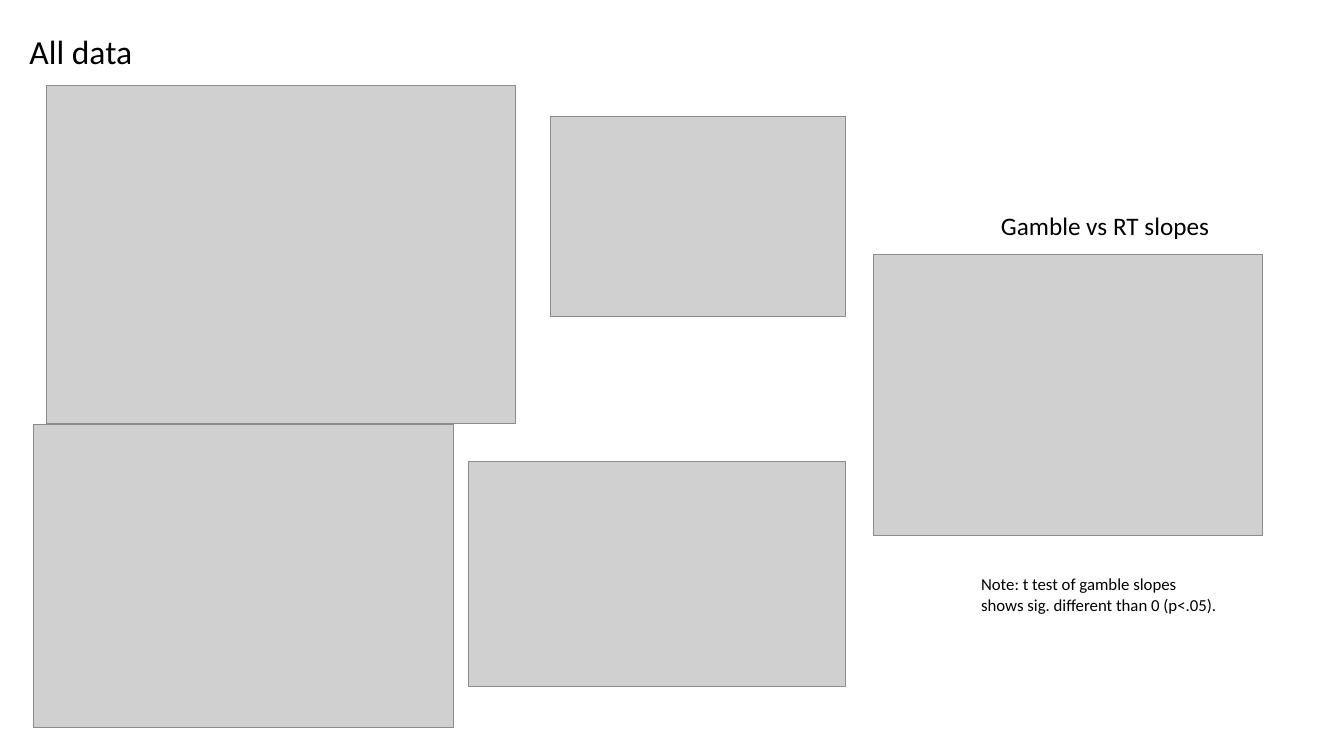
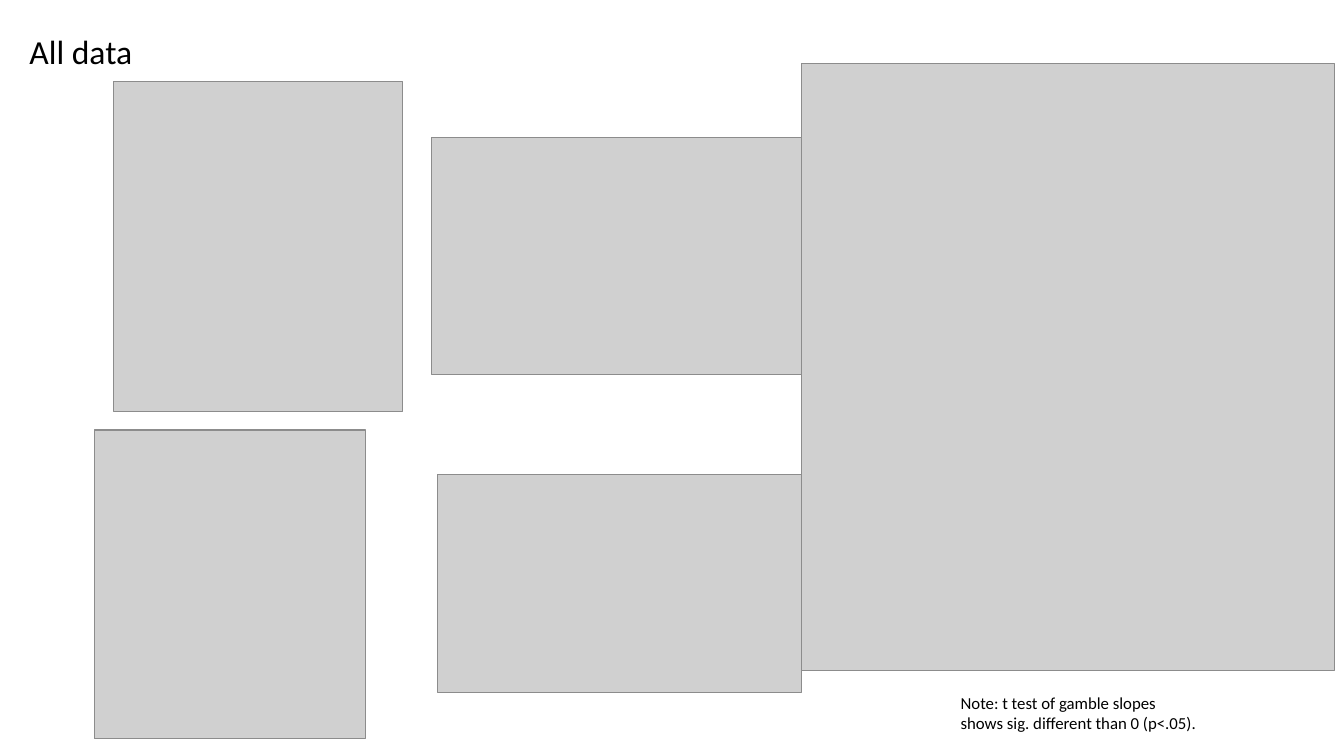
Before and after one commit to gpagnier/rampAnalysis, a slide deck: slide 4 of RampV04Presentation.pptx (slide 5 before the commit). Drawn at 1344x756 pixels with LibreOffice and Linux fonts; fonts in the diff are those of the drawing; grey boxes stand for pictures. Boxes give left, top, right and bottom in pixels: in the first picture for what was removed or moved away, otherwise in the second. Text is boxed around its words. In the diff, an @@ line names an element or a change of style, - is before the commit and + after.

```diff
--- a/RampV04Presentation.pptx
+++ b/RampV04Presentation.pptx
@@ picture: place and size @@
-picture at box(46, 86, 515, 424)
+picture at box(113, 82, 402, 411)
@@ picture added at box(802, 64, 1335, 670) @@
@@ picture removed at box(551, 117, 846, 317) @@
@@ picture added at box(432, 137, 808, 374) @@
@@ text removed at box(1001, 217, 1208, 239) @@
-Gamble vs RT slopes
@@ picture removed at box(874, 254, 1263, 535) @@
@@ picture: place and size @@
-picture at box(33, 424, 454, 728)
+picture at box(94, 431, 365, 740)
@@ picture: place and size @@
-picture at box(469, 462, 845, 687)
+picture at box(438, 475, 802, 693)
@@ text "Note: t test of gamble ...": place and size @@
-text "Note: t test of gamble ..." at box(981, 578, 1216, 614)
+text "Note: t test of gamble ..." at box(961, 697, 1196, 732)
```
Also in this commit, not shown: 7 other slides changed, 6 slides added, 11 slides removed, 3 other files.
